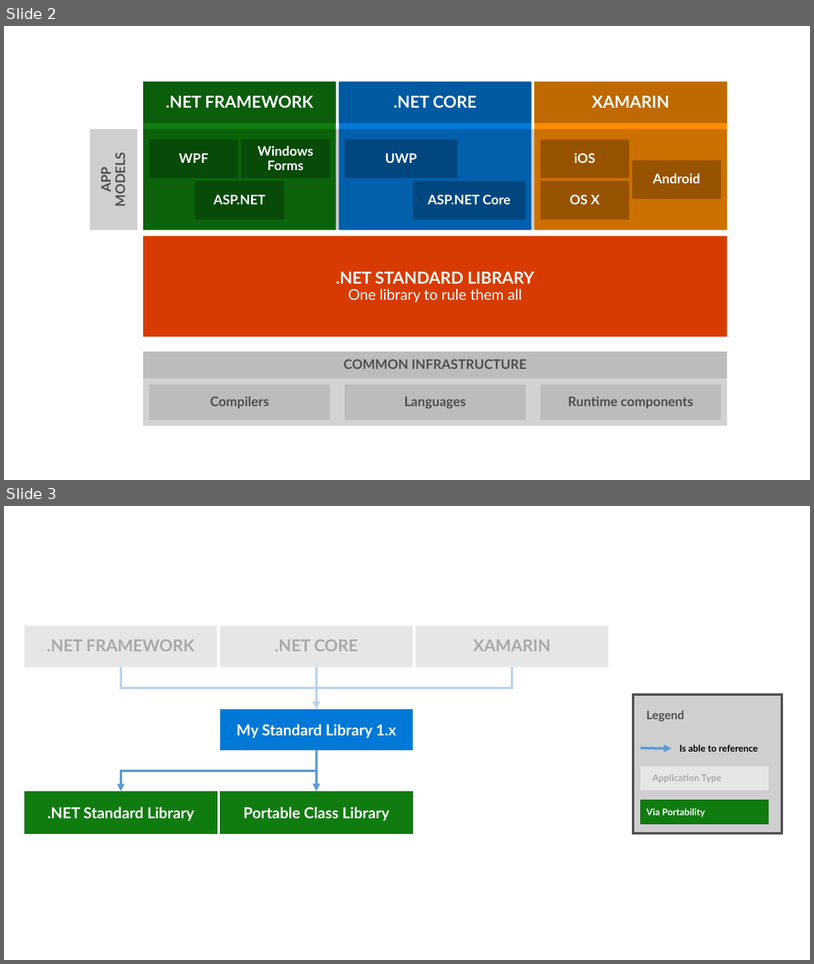
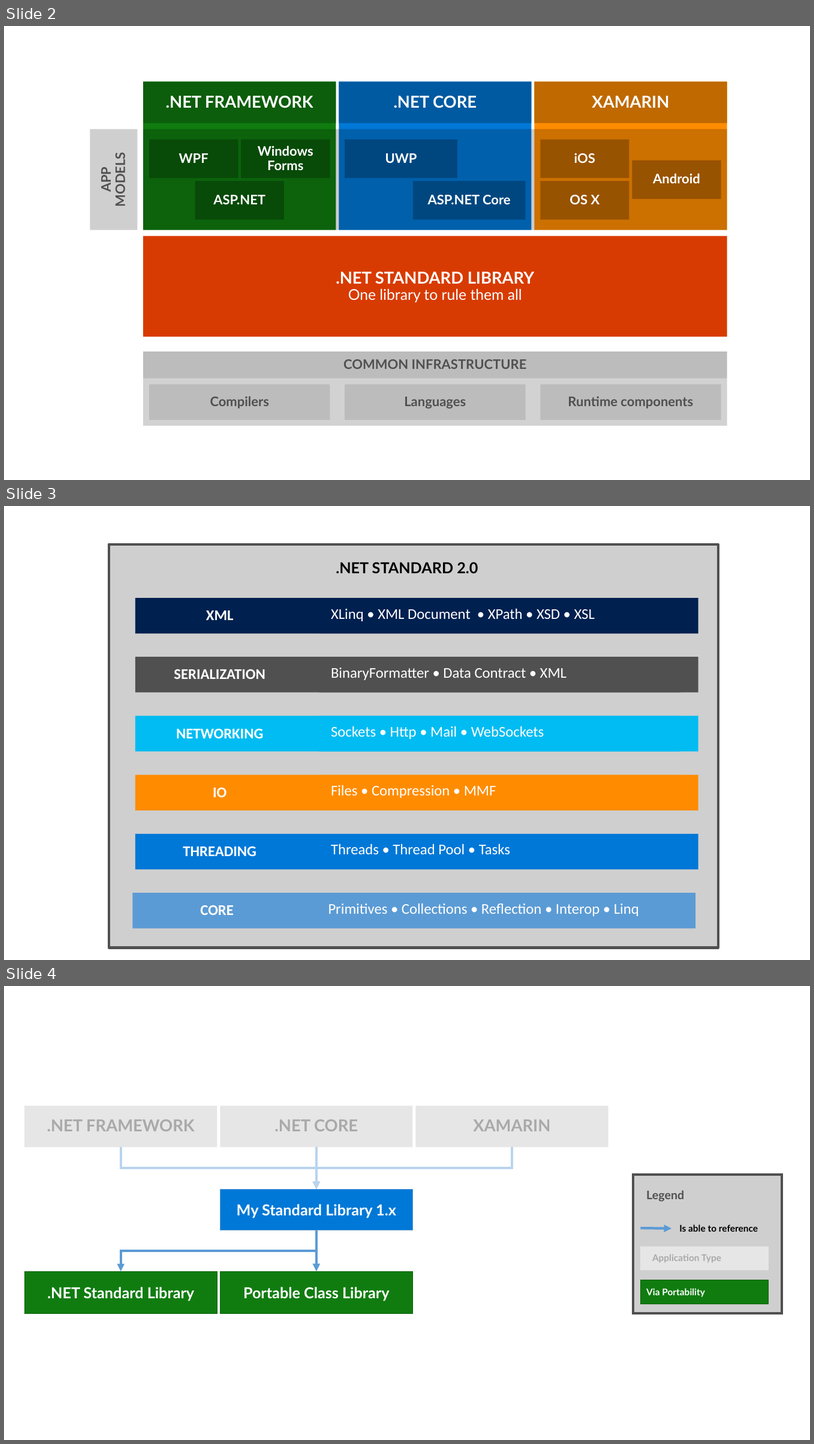
Before and after one commit to antonfirsov/docs, a slide deck: 2016/09-Sep/introducing-dotnet-standard-20/graphics.pptx. Shown one above the other, each under a label of ours: slides 2 and 3 before the commit, slides 2, 3 and 4 after it. The pictures are 814x964 and 814x1444 pixels, drawn with LibreOffice and Linux fonts; fonts in the diff are those of the drawing. Boxes give left, top, right and bottom in pixels: in the first picture for what was removed or moved away, otherwise in the second. Text is boxed around its words. In the diff, an @@ line names an element or a change of style, - is before the commit and + after.

```diff
--- a/2016/09-Sep/introducing-dotnet-standard-20/graphics.pptx
+++ b/2016/09-Sep/introducing-dotnet-standard-20/graphics.pptx
@@ slide 3 added at [4,506,810,960], background #FFFFFF @@
@@ rectangle added at [108,544,719,947], fill #CFCFCF, outline #505050 3 pt @@
@@ text added at [336,562,478,573], 18 pt, text #000000, bold @@
+.NET STANDARD 2.0
@@ rectangle added at [135,598,698,634], fill #002050 @@
@@ text added at [206,610,234,620], 17.6 pt, text #FFFFFF, bold @@
+XML
@@ rectangle added at [319,598,681,633], fill #002050, 17.6 pt, text #FFFFFF @@
+XLinq • XML Document • XPath • XSD • XSL
@@ rectangle added at [135,657,698,693], fill #505050 @@
@@ rectangle added at [319,657,681,692], fill #505050, 17.6 pt, text #FFFFFF @@
+BinaryFormatter • Data Contract • XML
@@ text added at [174,669,266,679], 17.6 pt, text #FFFFFF, bold @@
+SERIALIZATION
@@ rectangle added at [135,716,698,751], fill #00BCF2 @@
@@ rectangle added at [319,716,681,751], fill #00BCF2, 17.6 pt, text #FFFFFF @@
+Sockets • Http • Mail • WebSockets
@@ text added at [176,728,263,738], 17.6 pt, text #FFFFFF, bold @@
+NETWORKING
@@ rectangle added at [135,775,698,810], fill #FF8C00 @@
@@ rectangle added at [319,775,681,810], fill #FF8C00, 17.6 pt, text #FFFFFF @@
+Files • Compression • MMF
@@ text added at [213,787,227,797], 17.6 pt, text #FFFFFF, bold @@
+IO
@@ rectangle added at [135,834,698,870], fill #0078D7 @@
@@ text added at [183,846,257,856], 17.6 pt, text #FFFFFF, bold @@
+THREADING
@@ text added at [331,843,510,854], 17.6 pt, text #FFFFFF @@
+Threads • Thread Pool • Tasks
@@ rectangle added at [133,892,696,928], fill #5B9BD5 @@
@@ text added at [200,905,234,915], 17.6 pt, text #FFFFFF, bold @@
+CORE
@@ text added at [329,903,639,916], 17.6 pt, text #FFFFFF @@
+Primitives • Collections • Reflection • Interop • Linq
@@ what was slide 3 is now slide 4 @@
```
Also in this commit, not shown: 2 other files.
